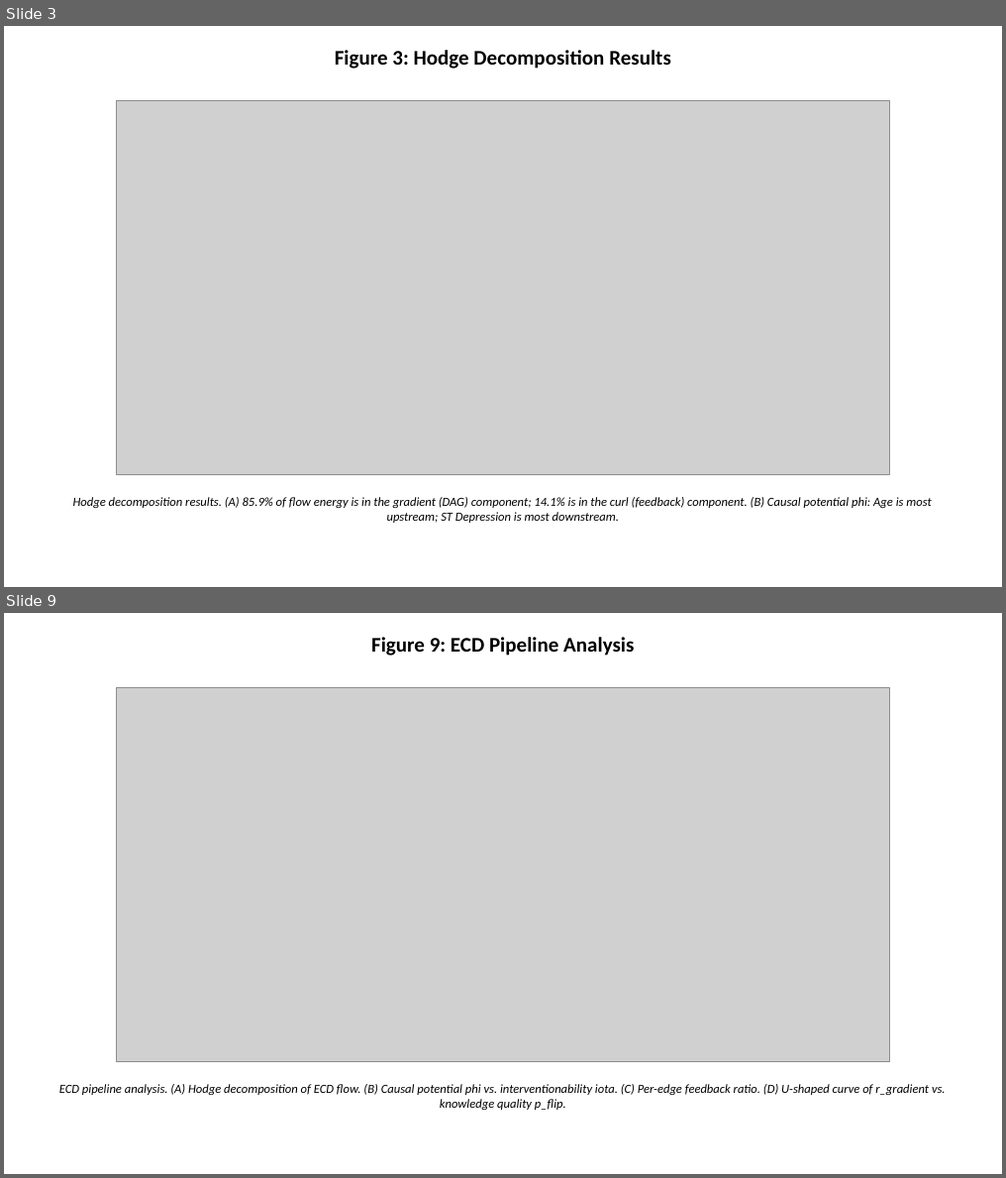
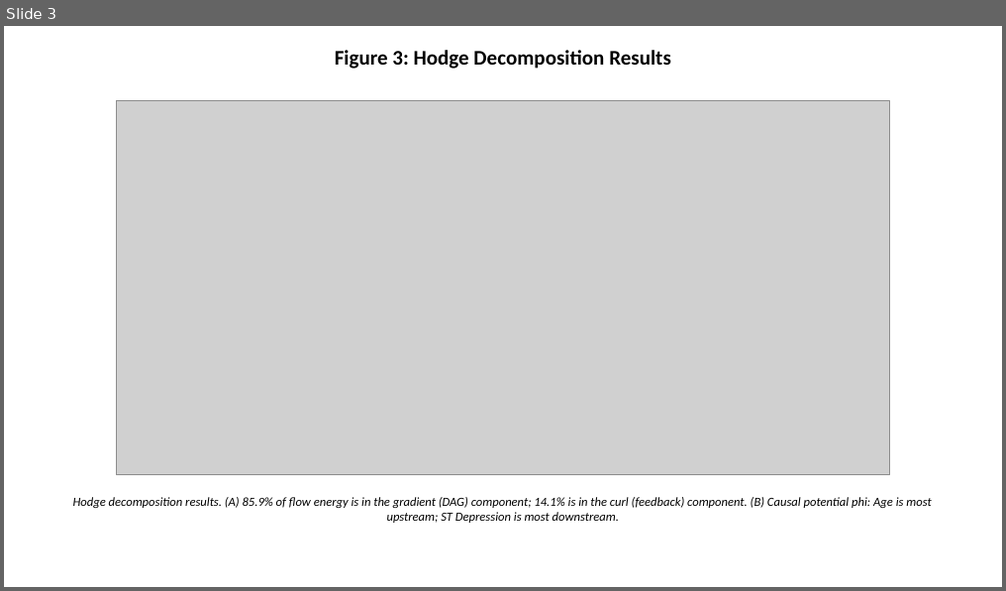
Before and after one commit to bougtoir/kotha-rct-decomposition, a slide deck: spectral-causality-jmlr/spectral_causality_figures.pptx. Shown one above the other, each under a label of ours: slides 3 and 9 before the commit, slide 3 after it; the slides between them are not shown. The pictures are 1006x1178 and 1006x591 pixels, drawn with LibreOffice and Linux fonts; fonts in the diff are those of the drawing; grey boxes stand for pictures. Boxes give left, top, right and bottom in pixels: in the first picture for what was removed or moved away, otherwise in the second. Text is boxed around its words. In the diff, an @@ line names an element or a change of style, - is before the commit and + after.

```diff
--- a/spectral-causality-jmlr/spectral_causality_figures.pptx
+++ b/spectral-causality-jmlr/spectral_causality_figures.pptx
@@ slide 9 removed at (4, 613, 1002, 1174), background #FFFFFF @@
@@ text removed at (371, 637, 634, 656) @@
-Figure 9: ECD Pipeline Analysis
@@ picture removed at (116, 688, 890, 1062) @@
@@ text removed at (59, 1084, 945, 1110) @@
-ECD pipeline analysis. (A) Hodge decomposition of ECD flow. (B) Causal potential phi vs. interventionability iota. (C) Per-edge feedback ratio. (D) U-shaped curve of r_gradient vs. knowledge quality p_flip.
```
Also in this commit, not shown: 2 slides changed, 4 other slides removed, 21 other files.
